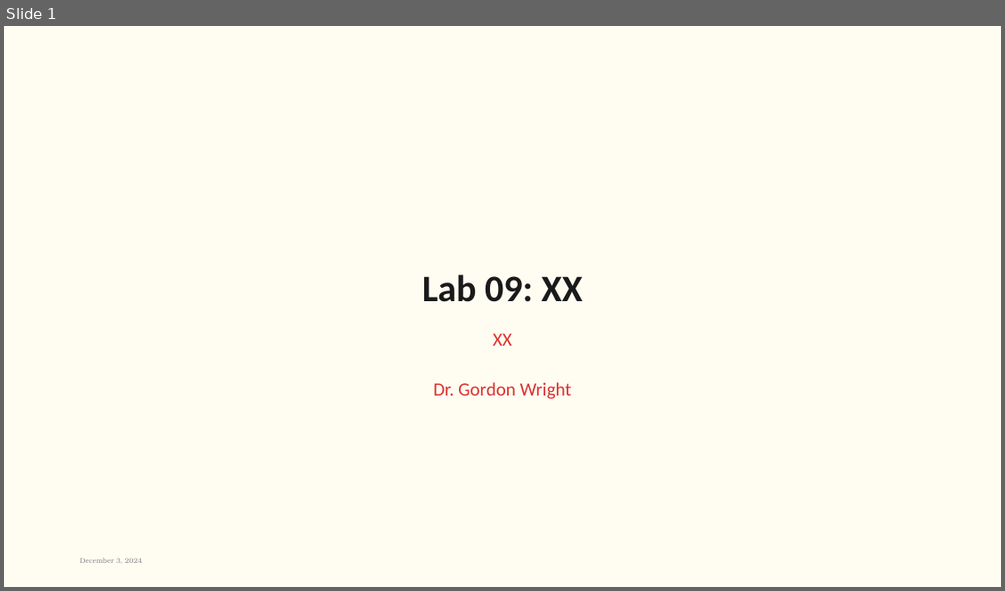
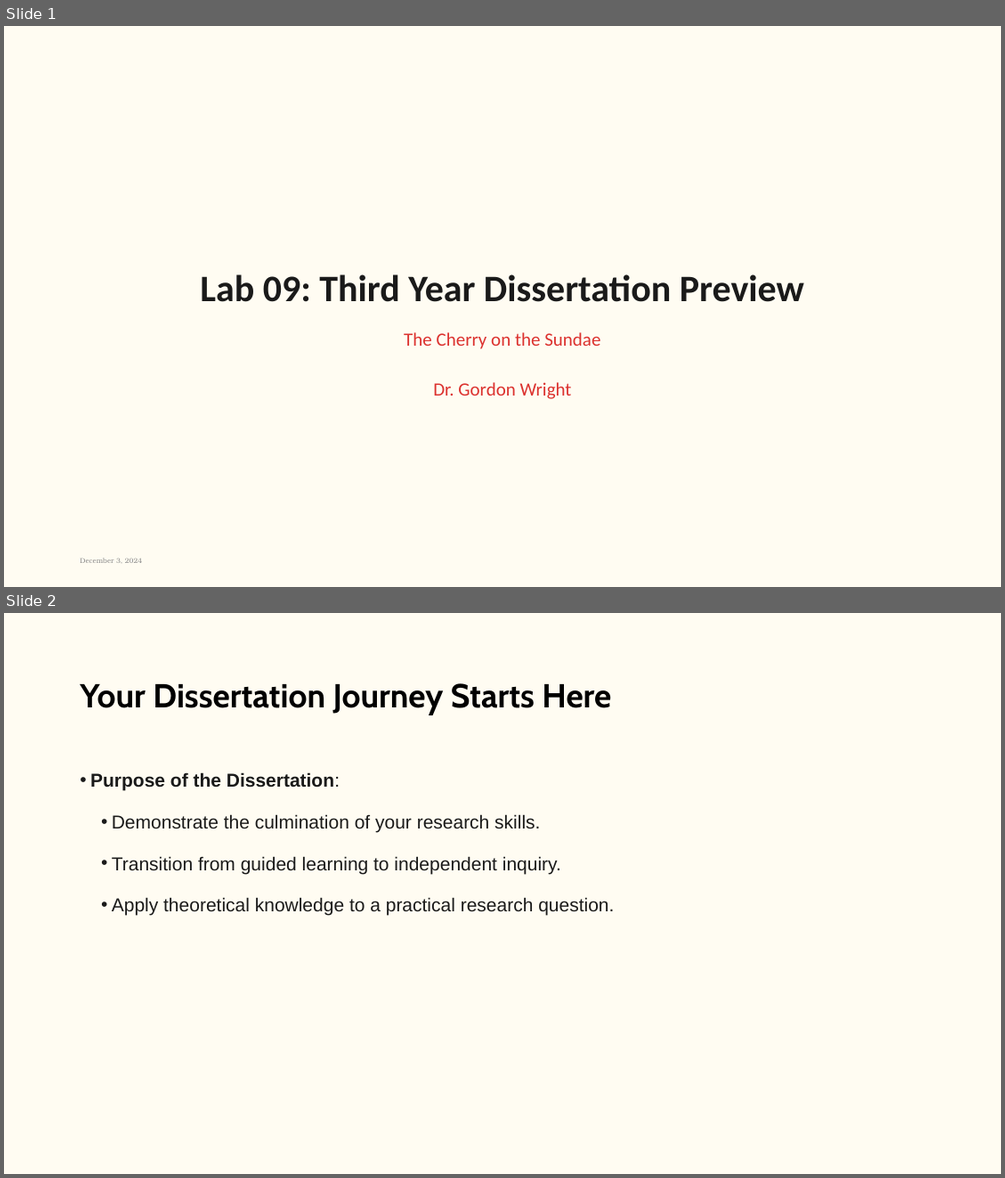
Before and after one commit to LittleMonkeyLab/PS52007Dslides, a slide deck: week09/lab.pptx. Shown one above the other, each under a label of ours: slide 1 before the commit, slides 1 and 2 after it. The pictures are 1005x591 and 1005x1178 pixels, drawn with LibreOffice and Linux fonts; fonts in the diff are those of the drawing; background and template pictures are left out. Boxes give left, top, right and bottom in pixels: in the first picture for what was removed or moved away, otherwise in the second. Text is boxed around its words. In the diff, an @@ line names an element or a change of style, - is before the commit and + after.

```diff
--- a/week09/lab.pptx
+++ b/week09/lab.pptx
@@ slide 2 added at box(4, 613, 1001, 1174), background #FFFCF2 @@
@@ title added at box(80, 683, 611, 714), 32 pt, text #000000, bold @@
+Your Dissertation Journey Starts Here
@@ text added at box(90, 772, 614, 916), 18 pt, text #1A1A1A @@
+• Purpose of the Dissertation:
+  • Demonstrate the culmination of your research skills.
+  • Transition from guided learning to independent inquiry.
+  • Apply theoretical knowledge to a practical research question.
@@ slide 1 changed as well @@
@@ title at box(200, 274, 804, 302): text changed @@
-Lab 09: XX
+Lab 09: Third Year Dissertation Preview
@@ subtitle at box(404, 332, 600, 399): text changed @@
-XX
-Dr. Gordon Wright
+The Cherry on the Sundae
+Dr. Gordon Wright
```
Also in this commit, not shown: 16 other slides added, 2 slides removed, 37 other files.
